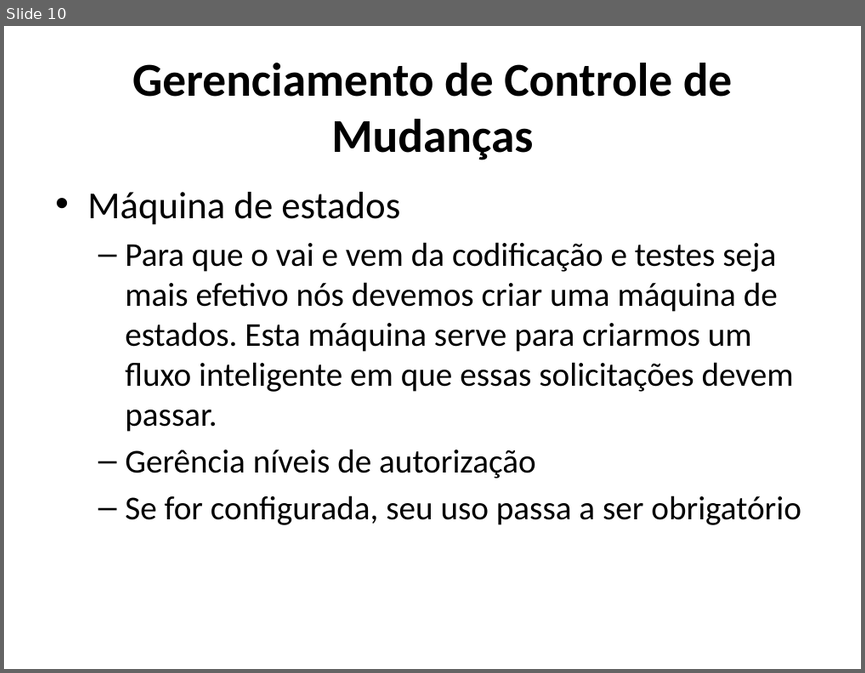
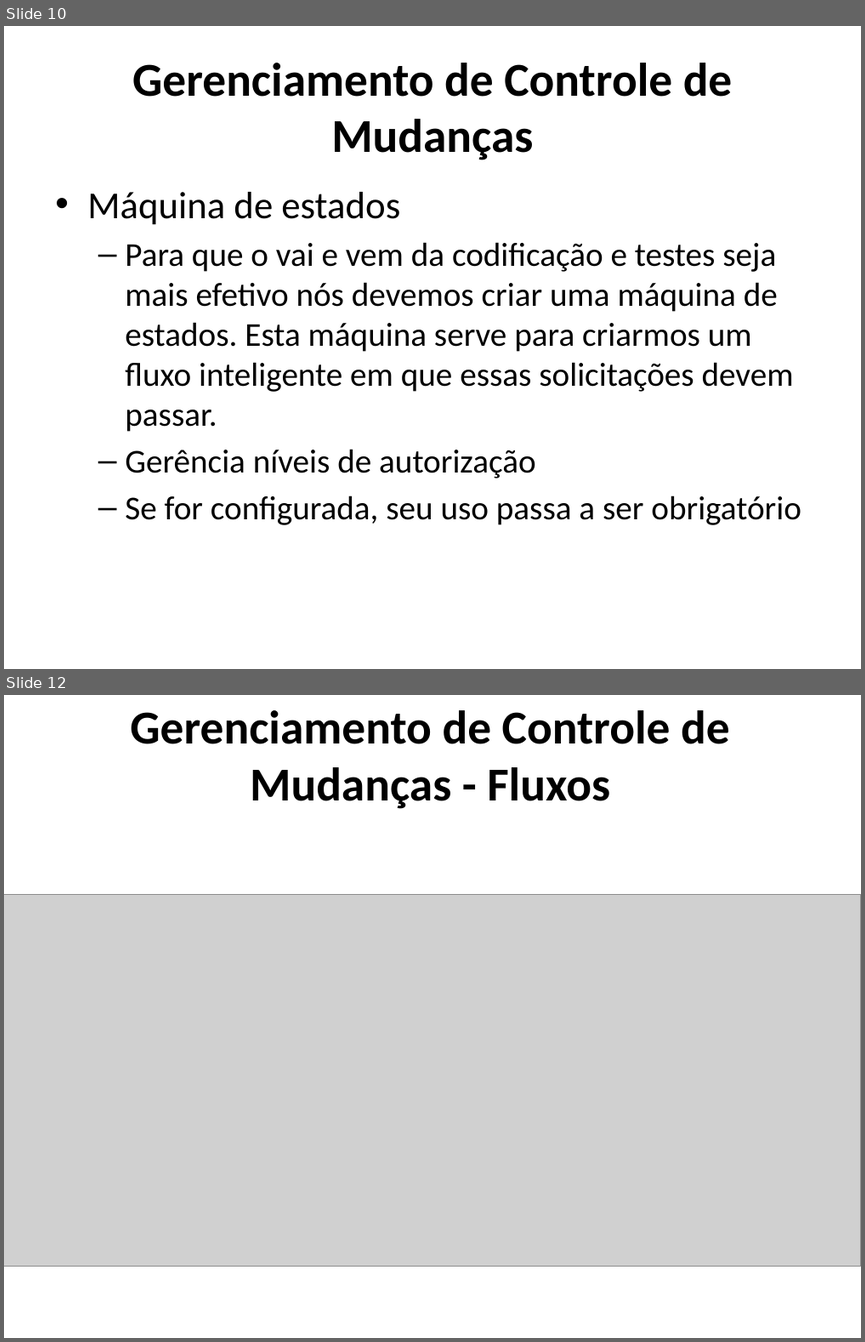
Before and after one commit to carlosneo/dotprojecteap, a slide deck: Dot Project EAP/4. System Management/Gerência de configuração/Gerencia de configuração e mudança de software.pptx. Shown one above the other, each under a label of ours: slide 10 before the commit, slides 10 and 12 after it; the slides between them are not shown. The pictures are 865x673 and 865x1342 pixels, drawn with LibreOffice and Linux fonts; fonts in the diff are those of the drawing; grey boxes stand for pictures. Boxes give left, top, right and bottom in pixels: in the first picture for what was removed or moved away, otherwise in the second. Text is boxed around its words. In the diff, an @@ line names an element or a change of style, - is before the commit and + after.

Commit message:
Atualização do documento Gerencia de configuração e mudança de software.pptx

```diff
--- a/Dot Project EAP/4. System Management/Gerência de configuração/Gerencia de configuração e mudança de software.pptx
+++ b/Dot Project EAP/4. System Management/Gerência de configuração/Gerencia de configuração e mudança de software.pptx
@@ slide 12 added at [4,695,861,1338], background #FFFFFF @@
@@ title added at [130,710,730,809], 39.6 pt, text #000000, bold @@
+Gerenciamento de Controle de Mudanças - Fluxos
@@ picture added at [4,894,861,1265] @@
```
Also in this commit, not shown: 1 other slide added.
